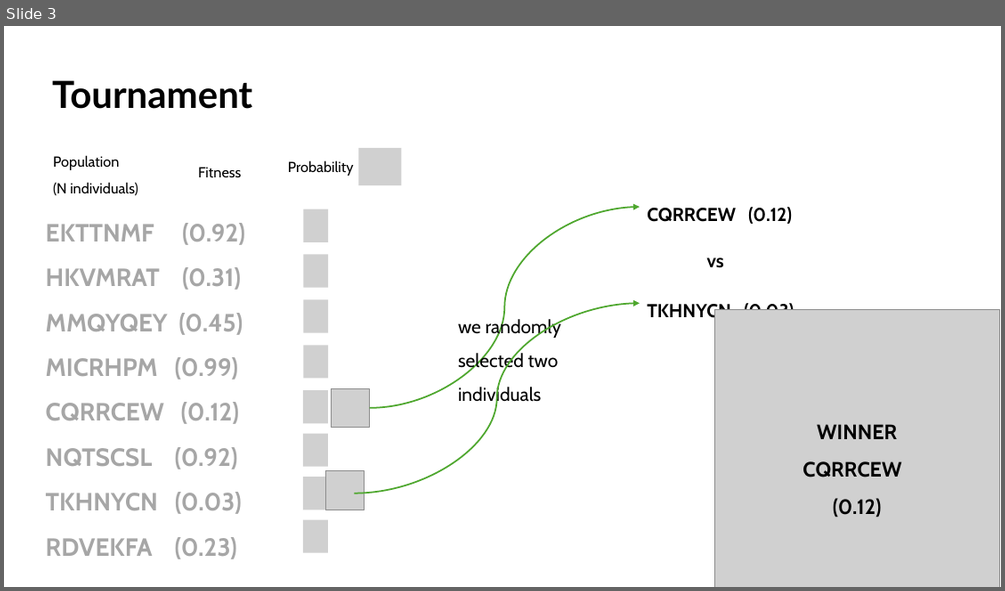
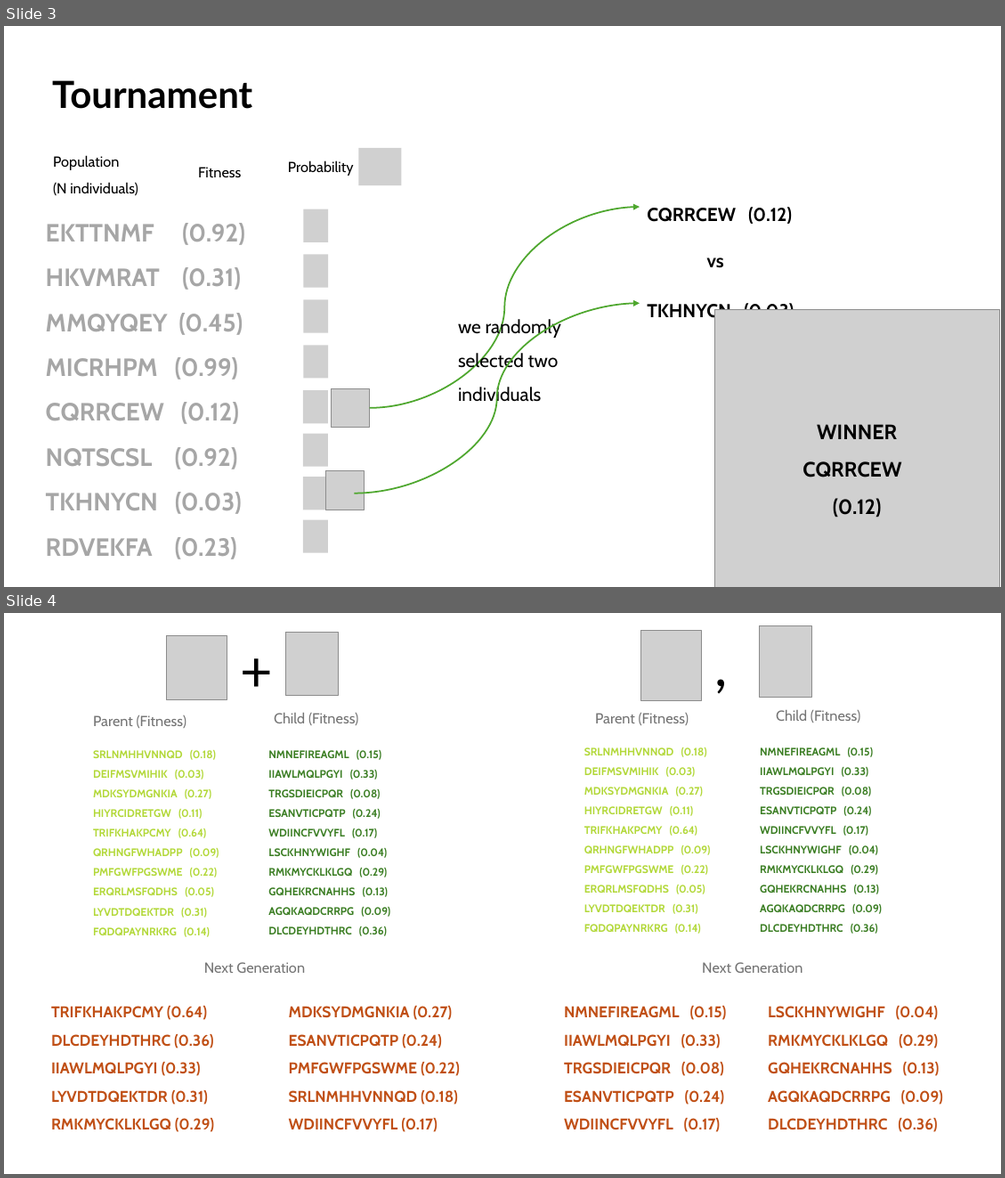
Before and after one commit to jazminamg26/DeNovoProteinDesign, a slide deck: genetic.pptx. Shown one above the other, each under a label of ours: slide 3 before the commit, slides 3 and 4 after it. The pictures are 1005x591 and 1005x1178 pixels, drawn with LibreOffice and Linux fonts; fonts in the diff are those of the drawing; grey boxes stand for pictures. Boxes give left, top, right and bottom in pixels: in the first picture for what was removed or moved away, otherwise in the second. Text is boxed around its words. In the diff, an @@ line names an element or a change of style, - is before the commit and + after.

```diff
--- a/genetic.pptx
+++ b/genetic.pptx
@@ slide 4 added at bbox=[4, 613, 1001, 1174], background #FFFFFF @@
@@ picture added at bbox=[166, 636, 226, 699] @@
@@ text added at bbox=[233, 633, 298, 708], 54 pt, text #000000 @@
++
@@ picture added at bbox=[285, 633, 339, 696] @@
@@ picture added at bbox=[641, 630, 702, 701] @@
@@ text added at bbox=[708, 626, 772, 702], 54 pt, text #000000 @@
+,
@@ picture added at bbox=[760, 626, 811, 698] @@
@@ group added at bbox=[93, 710, 860, 728]: 4 texts @@
+Parent (Fitness)
+Child (Fitness)
+Parent (Fitness)
+Child (Fitness)
@@ text added at bbox=[93, 770, 219, 937], 10.5 pt, text #B2D838, bold @@
+SRLNMHHVNNQD (0.18)
+DEIFMSVMIHIK (0.03)
+MDKSYDMGNKIA (0.27)
+HIYRCIDRETGW (0.11)
+TRIFKHAKPCMY (0.64)
+QRHNGFWHADPP (0.09)
+PMFGWFPGSWME (0.22)
+ERQRLMSFQDHS (0.05)
+LYVDTDQEKTDR (0.31)
+FQDQPAYNRKRG (0.14)
@@ text added at bbox=[268, 750, 390, 936], 10.5 pt, text #3B7D23, bold @@
+NMNEFIREAGML (0.15)
+IIAWLMQLPGYI (0.33)
+TRGSDIEICPQR (0.08)
+ESANVTICPQTP (0.24)
+WDIINCFVVYFL (0.17)
+LSCKHNYWIGHF (0.04)
+RMKMYCKLKLGQ (0.29)
+GQHEKRCNAHHS (0.13)
+AGQKAQDCRRPG (0.09)
+DLCDEYHDTHRC (0.36)
@@ text added at bbox=[584, 747, 711, 933], 10.5 pt, text #B2D838, bold @@
+SRLNMHHVNNQD (0.18)
+DEIFMSVMIHIK (0.03)
+MDKSYDMGNKIA (0.27)
+HIYRCIDRETGW (0.11)
+TRIFKHAKPCMY (0.64)
+QRHNGFWHADPP (0.09)
+PMFGWFPGSWME (0.22)
+ERQRLMSFQDHS (0.05)
+LYVDTDQEKTDR (0.31)
+FQDQPAYNRKRG (0.14)
@@ text added at bbox=[760, 747, 882, 933], 10.5 pt, text #3B7D23, bold @@
+NMNEFIREAGML (0.15)
+IIAWLMQLPGYI (0.33)
+TRGSDIEICPQR (0.08)
+ESANVTICPQTP (0.24)
+WDIINCFVVYFL (0.17)
+LSCKHNYWIGHF (0.04)
+RMKMYCKLKLGQ (0.29)
+GQHEKRCNAHHS (0.13)
+AGQKAQDCRRPG (0.09)
+DLCDEYHDTHRC (0.36)
@@ text added at bbox=[204, 962, 305, 973], 14 pt, text #747474 @@
+Next Generation
@@ text added at bbox=[702, 962, 803, 973], 14 pt, text #747474 @@
+Next Generation
@@ text added at bbox=[51, 1005, 214, 1132], 15 pt, text #C04F15, bold @@
+TRIFKHAKPCMY (0.64)
+DLCDEYHDTHRC (0.36)
+IIAWLMQLPGYI (0.33)
+LYVDTDQEKTDR (0.31)
+RMKMYCKLKLGQ (0.29)
@@ text added at bbox=[289, 1005, 460, 1132], 15 pt, text #C04F15, bold @@
+MDKSYDMGNKIA (0.27)
+ESANVTICPQTP (0.24)
+PMFGWFPGSWME (0.22)
+SRLNMHHVNNQD (0.18)
+WDIINCFVVYFL (0.17)
@@ text added at bbox=[564, 1005, 727, 1132], 15 pt, text #C04F15, bold @@
+NMNEFIREAGML (0.15)
+IIAWLMQLPGYI (0.33)
+TRGSDIEICPQR (0.08)
+ESANVTICPQTP (0.24)
+WDIINCFVVYFL (0.17)
@@ text added at bbox=[768, 1005, 943, 1132], 15 pt, text #C04F15, bold @@
+LSCKHNYWIGHF (0.04)
+RMKMYCKLKLGQ (0.29)
+GQHEKRCNAHHS (0.13)
+AGQKAQDCRRPG (0.09)
+DLCDEYHDTHRC (0.36)
```
Also in this commit, not shown: 1 other file.
